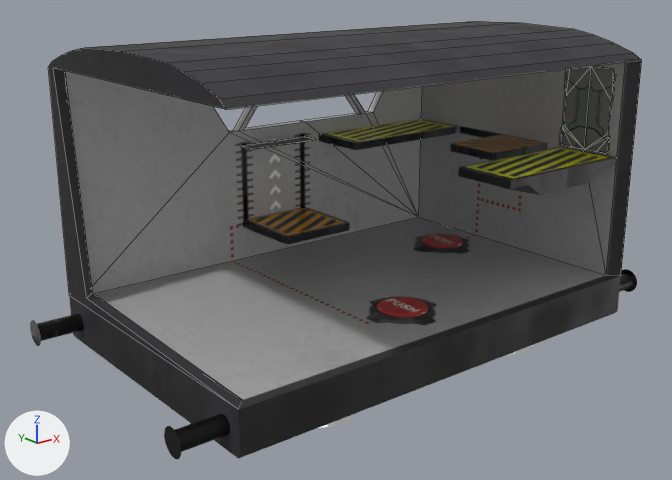
Before and after pictures for a commit that changed the OBJ model res/models/Levels/1/1level.obj.
The view is the same before and after, from a 50 mm camera at (-12.15, -17.24, 7.79) aimed at (0.9, -0.93, 1.27). Lighting does not change. The marker at lower left points along +X, +Y and +Z. Mesh edges are drawn as thin lines on the coarser meshes. Where no turn or scale is listed for an object, it has been applied to the vertices.

Names of what the first picture shows: 'C_preasure_moving_platform_plate_decoration', 'D_left_door', 'D_right_door', 'F_floor', 'M_01_moving_platform', 'M_02_question_platform_2', 'R_roof', 'S_corner_platform', 'S_door_platform', 'W_back_wall', 'W_left_wall', 'W_right_wall'.
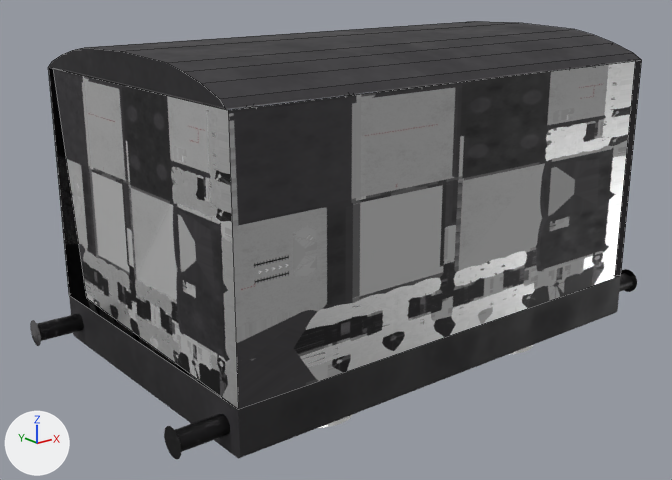
Commit message: 1level again with inv walls

The change, as a list of edits to the scene's bpy script:
```text
Add me_w_left_wall_inv:
    me_w_left_wall_inv.from_pydata(...)  # 4 vertices, 1 face; spans x -4.3, y -4.69..2.5, z 0.09..5.35
    me_w_left_wall_inv.materials.append(mat_samwagon)
Add me_w_front_wall_inv:
    me_w_front_wall_inv.from_pydata(...)  # 4 vertices, 1 face; spans x -4.3..6.62, y -4.69, z 0.09..5.35
    me_w_front_wall_inv.materials.append(mat_samwagon)
Add ob_w_left_wall_inv:
    ob_w_left_wall_inv = bpy.data.objects.new('W_left_wall_inv', me_w_left_wall_inv)
    ob_w_left_wall_inv.location = (0.0, 0.0, 0.0)
Add ob_w_front_wall_inv:
    ob_w_front_wall_inv = bpy.data.objects.new('W_front_wall_inv', me_w_front_wall_inv)
    ob_w_front_wall_inv.location = (0.0, 0.0, 0.0)
```

Where the change shows, as pixel boxes [x1, y1, x2, y2] in the pictures (672 x 480 px):
'W_front_wall_inv', added: after [228, 61, 635, 409]
'W_left_wall_inv', added: after [48, 67, 238, 409]
'F_floor', unchanged, covered by the edit: before [30, 217, 637, 459]; after [30, 269, 637, 459]
'W_back_wall', unchanged, covered by the edit: before [65, 71, 422, 294]; after [246, 86, 422, 108]
'W_right_wall', unchanged, covered by the edit: before [419, 60, 642, 276]; after [422, 60, 642, 276]
'S_door_platform', unchanged, covered by the edit: before [458, 147, 618, 195]
